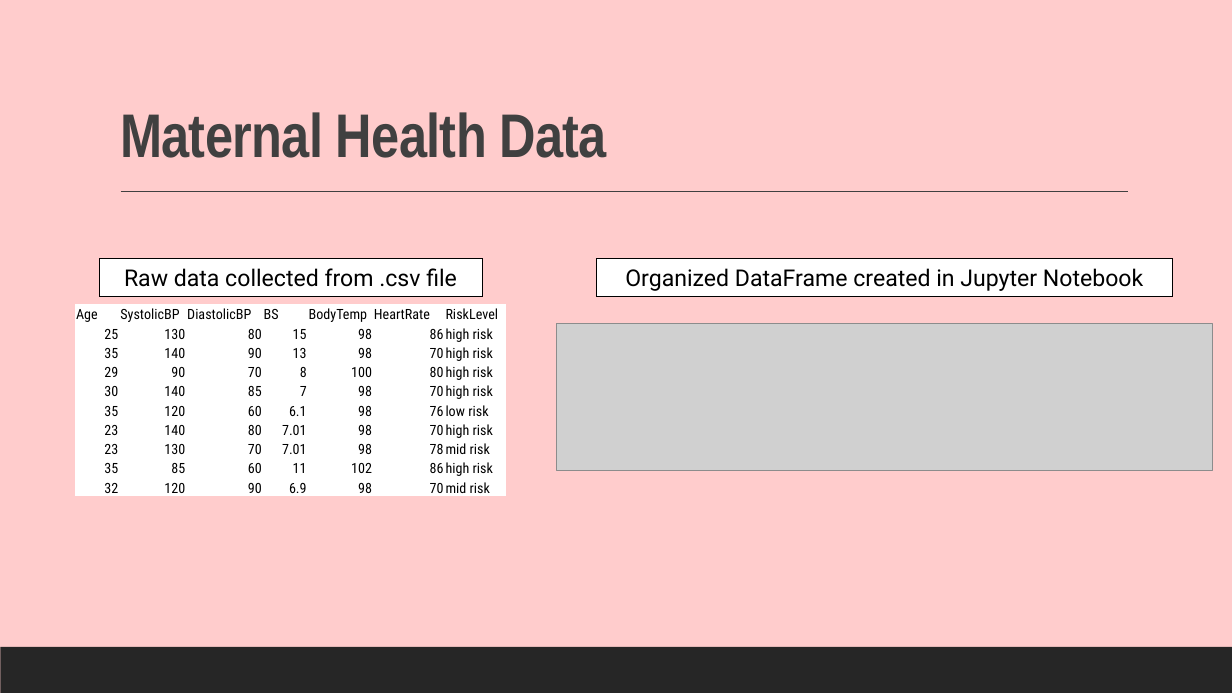
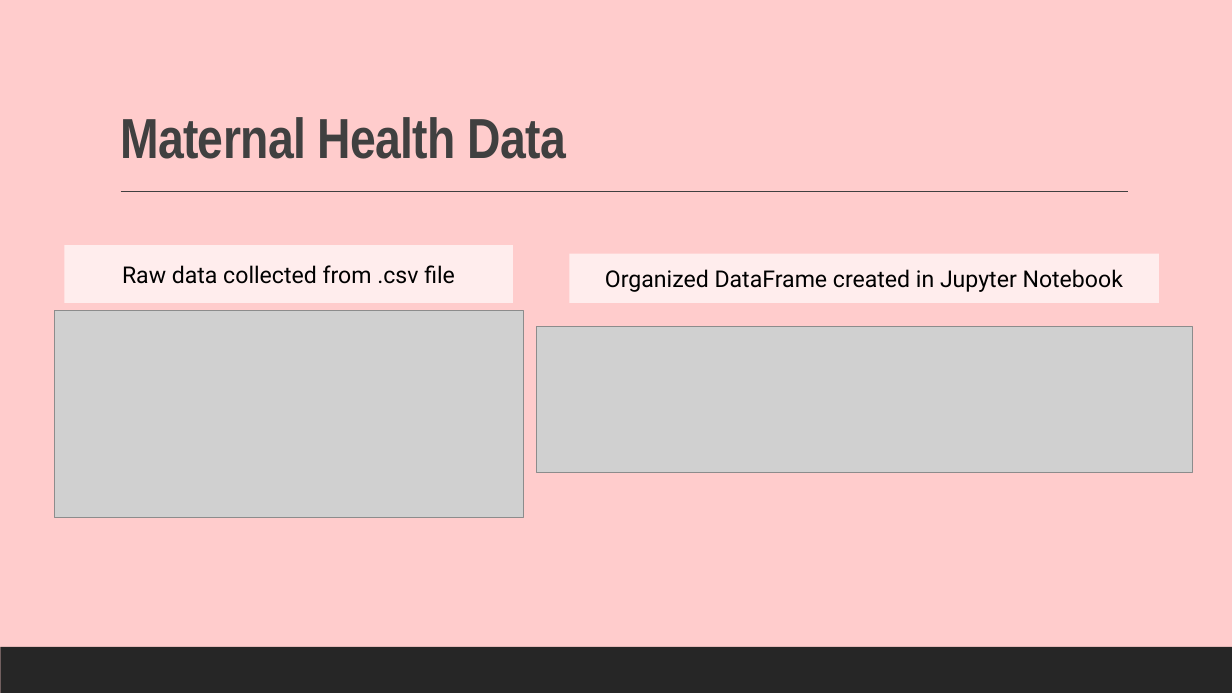
Before and after one commit to larissarmourap/Project1group3, a slide deck: slide 3 of Predictors of Pregnancy Risk Powerpoint.pptx. Drawn at 1232x693 pixels with LibreOffice and Linux fonts; fonts in the diff are those of the drawing; grey boxes stand for pictures. Boxes give left, top, right and bottom in pixels: in the first picture for what was removed or moved away, otherwise in the second. Text is boxed around its words. In the diff, an @@ line names an element or a change of style, - is before the commit and + after.

```diff
--- a/Predictors of Pregnancy Risk Powerpoint.pptx
+++ b/Predictors of Pregnancy Risk Powerpoint.pptx
@@ title "Maternal Health Data" at [120, 117, 566, 159]: size 48 to 44 pt @@
@@ text "Raw data collected from .csv ..." at [65, 245, 513, 303]: vertical alignment top to middle; rectangle to text; fill #FFFFFF to #FFFFFF at 66% opacity; outline #000000 0.75 pt to none @@
@@ text "Raw data collected from .csv ...": place and size @@
-text "Raw data collected from .csv ..." at [99, 259, 482, 296]
+text "Raw data collected from .csv ..." at [65, 245, 513, 303]
@@ text "Organized DataFrame created in Jupyter ...": place and size @@
-text "Organized DataFrame created in Jupyter ..." at [597, 259, 1173, 296]
+text "Organized DataFrame created in Jupyter ..." at [569, 253, 1159, 302]
@@ text "Organized DataFrame created in Jupyter ..." at [569, 253, 1159, 302]: vertical alignment top to middle; rectangle to text; fill #FFFFFF to #FFFFFF at 66% opacity; outline #000000 0.75 pt to none @@
@@ picture added at [55, 311, 523, 518] @@
@@ table removed at [75, 304, 507, 501], 10 rows, 7 columns @@
-Age | SystolicBP | DiastolicBP | BS | BodyTemp | HeartRate | RiskLevel
-25 | 130 | 80 | 15 | 98 | 86 | high risk
-35 | 140 | 90 | 13 | 98 | 70 | high risk
-29 | 90 | 70 | 8 | 100 | 80 | high risk
-30 | 140 | 85 | 7 | 98 | 70 | high risk
-35 | 120 | 60 | 6.1 | 98 | 76 | low risk
-23 | 140 | 80 | 7.01 | 98 | 70 | high risk
-23 | 130 | 70 | 7.01 | 98 | 78 | mid risk
-35 | 85 | 60 | 11 | 102 | 86 | high risk
-32 | 120 | 90 | 6.9 | 98 | 70 | mid risk
@@ picture: place and size @@
-picture at [556, 323, 1213, 470]
+picture at [536, 326, 1192, 473]
```
Also in this commit, not shown: 6 other slides changed, 2 other files.
